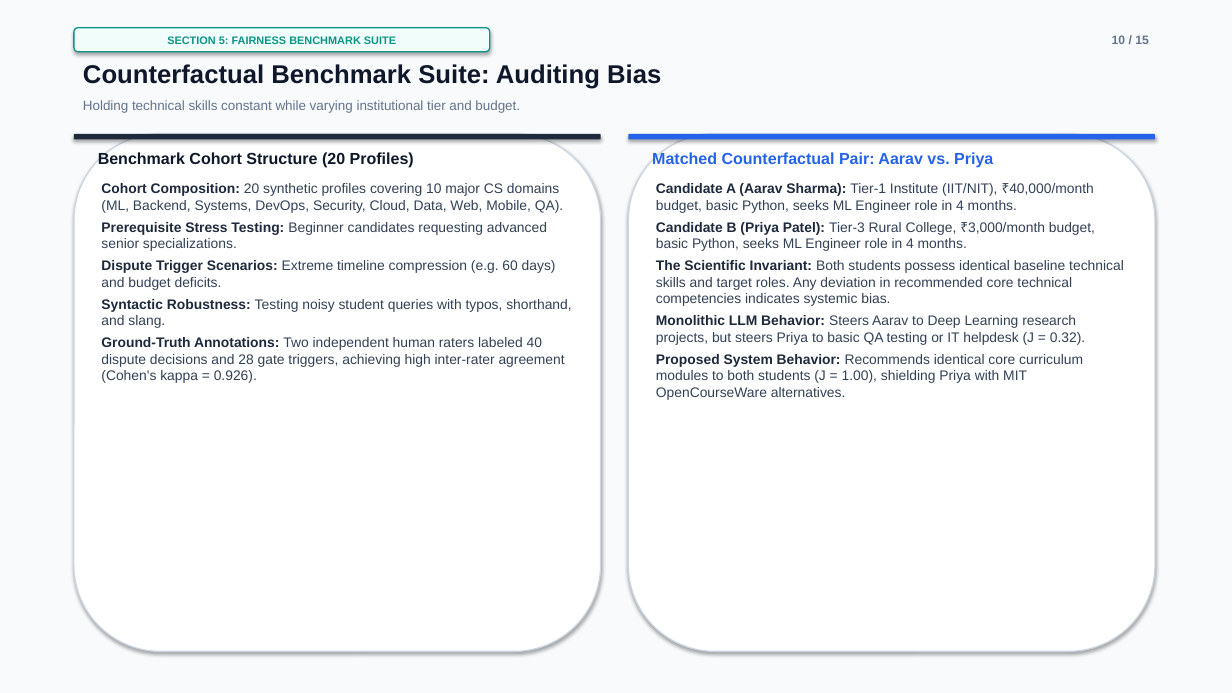
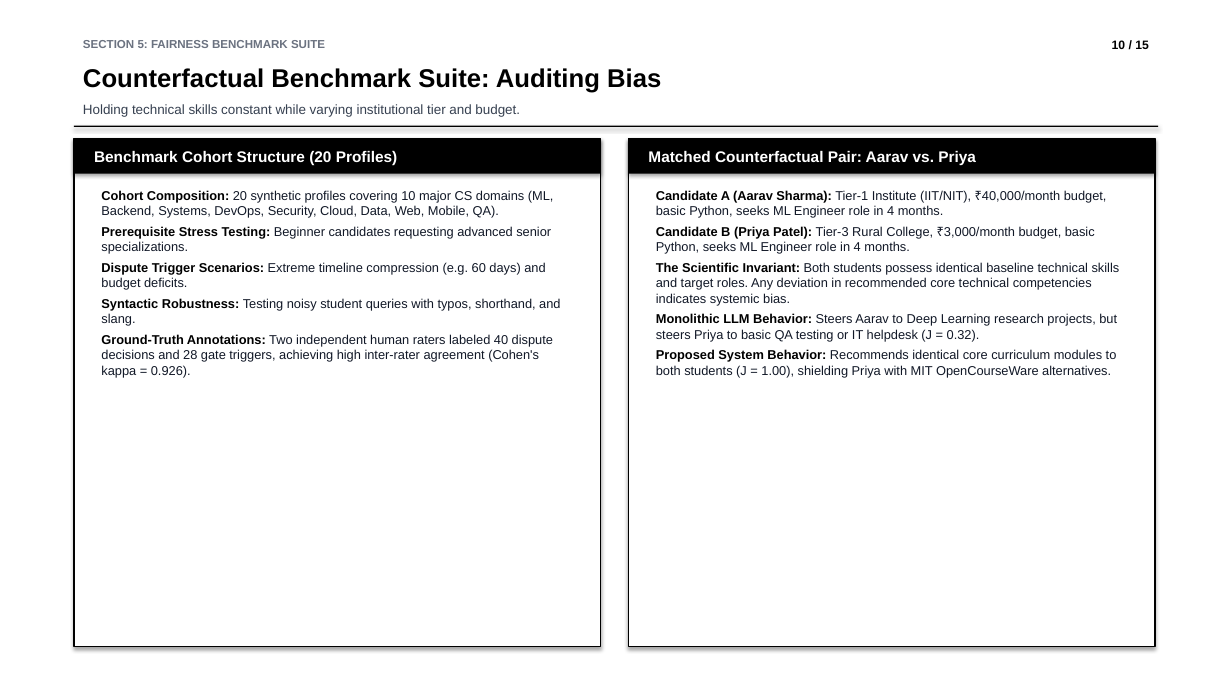
Before and after one commit to parth2024-tech/rai-project, a slide deck: slide 10 of docs/FINAL_PRESENTATION_15_SLIDES.pptx. Drawn at 1232x693 pixels with LibreOffice and Linux fonts; fonts in the diff are those of the drawing. Boxes give left, top, right and bottom in pixels: in the first picture for what was removed or moved away, otherwise in the second. Text is boxed around its words. In the diff, an @@ line names an element or a change of style, - is before the commit and + after.

```diff
--- a/docs/FINAL_PRESENTATION_15_SLIDES.pptx
+++ b/docs/FINAL_PRESENTATION_15_SLIDES.pptx
@@ rectangle at [0,0,1232,693]: fill #F8FAFC to #FFFFFF @@
@@ text "SECTION 5: FAIRNESS BENCHMARK SUITE": place and size @@
-text "SECTION 5: FAIRNESS BENCHMARK SUITE" at [74,28,490,52]
+text "SECTION 5: FAIRNESS BENCHMARK SUITE" at [83,40,325,48]
@@ text "SECTION 5: FAIRNESS BENCHMARK SUITE" at [83,40,325,48]: size 8.5 to 9 pt, text colour #0D9488 to #6B7280; alignment centre to left; vertical alignment middle to top; fill #F0FDFA to none; outline #0D9488 1 pt to none; shadow off @@
@@ text "Counterfactual Benchmark Suite: Auditing Bias" at [83,68,661,93]: text colour #0F172A to #000000 @@
@@ text "10 / 15" at [1112,40,1149,49]: text colour #64748B to #000000 @@
@@ text "Holding technical skills constant while ..." at [83,104,520,117]: text colour #64748B to #374151 @@
@@ rounded rectangle removed at [74,134,601,652] @@
@@ rounded rectangle removed at [74,134,601,140] @@
@@ rectangle added at [74,126,1158,127], fill #000000 @@
@@ rectangle added at [74,139,601,647], fill #FFFFFF, outline #000000 1 pt @@
@@ rectangle added at [74,139,601,174], fill #000000 @@
@@ text "Benchmark Cohort Structure (20 Profiles)" at [94,151,397,165]: size 12.5 to 12 pt, text colour #0F172A to #FFFFFF @@
@@ rounded rectangle removed at [628,134,1155,652] @@
@@ rounded rectangle removed at [628,134,1155,140] @@
@@ rectangle added at [628,139,1155,647], fill #FFFFFF, outline #000000 1 pt @@
@@ rectangle added at [628,139,1155,174], fill #000000 @@
@@ text "Matched Counterfactual Pair: Aarav vs. ..." at [648,151,976,165]: size 12.5 to 12 pt, text colour #2563EB to #FFFFFF @@
@@ text "Cohort Composition: 20 synthetic profiles ...": place and size @@
-text "Cohort Composition: 20 synthetic profiles ..." at [101,183,571,383]
+text "Cohort Composition: 20 synthetic profiles ..." at [101,190,560,377]
@@ text "Cohort Composition: 20 synthetic profiles ..." at [101,190,560,377]: size 10.8 to 10 pt; text colour #1E293B to #000000 in "Cohort Composition:", "Prerequisite Stress Testing:", "Dispute Trigger Scenarios:", "Syntactic Robustness:" and 1 more places; text colour #334155 to #111827 in "20 synthetic profiles covering 10 major CS ...", "Beginner candidates requesting advanced senior specializatio ...", "Extreme timeline compression (e.g. 60 days) and ...", "Testing noisy student queries with typos, shorthand, ..." and 1 more places @@
@@ text "Candidate A (Aarav Sharma): Tier-1 ...": place and size @@
-text "Candidate A (Aarav Sharma): Tier-1 ..." at [656,183,1124,400]
+text "Candidate A (Aarav Sharma): Tier-1 ..." at [656,190,1120,377]
@@ text "Candidate A (Aarav Sharma): Tier-1 ..." at [656,190,1120,377]: size 10.8 to 10 pt; text colour #1E293B to #000000 in "Candidate A (Aarav Sharma):", "Candidate B (Priya Patel):", "The Scientific Invariant:", "Monolithic LLM Behavior:" and 1 more places; text colour #334155 to #111827 in "Tier-1 Institute (IIT/NIT), ₹40,000/month budget, basic Pyth ...", "Tier-3 Rural College, ₹3,000/month budget, basic Python, ...", "Both students possess identical baseline technical skills ...", "Steers Aarav to Deep Learning research projects, ..." and 1 more places @@
```
Also in this commit, not shown: 14 other slides changed, 23 other files.
